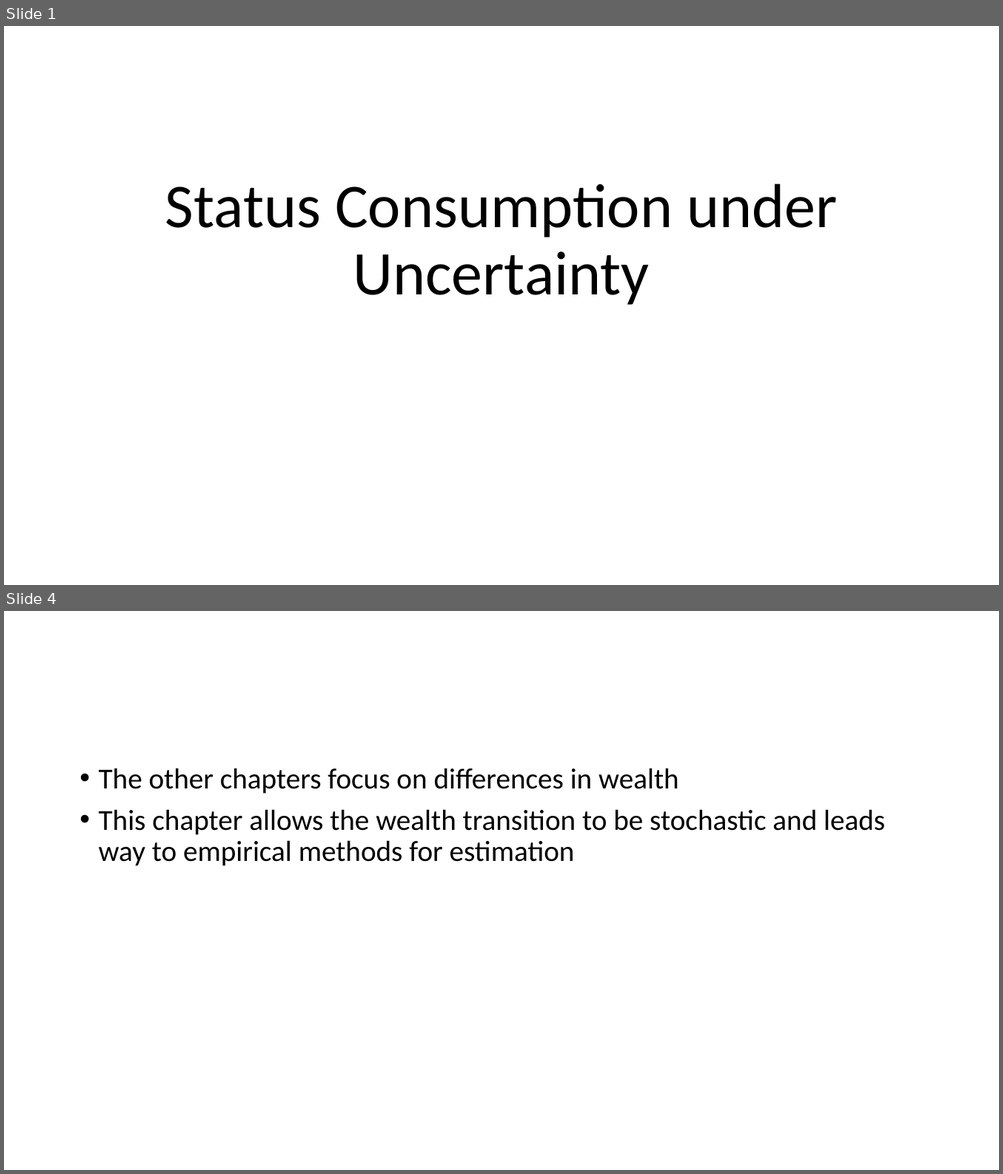
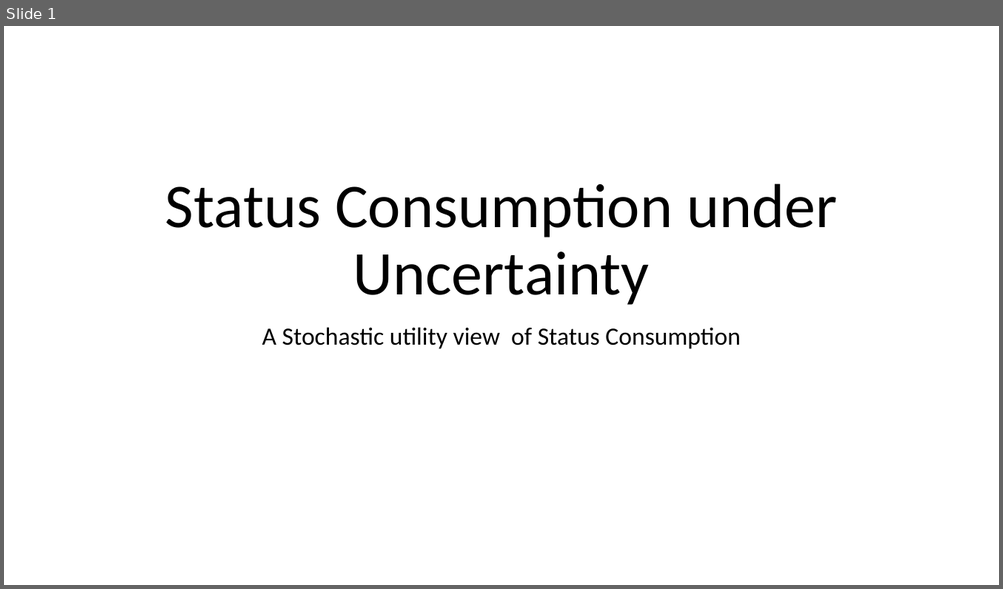
Before and after one commit to anuragr81/research, a slide deck: consumption/presentation_chapter3_1.pptx. Shown one above the other, each under a label of ours: slides 1 and 4 before the commit, slide 1 after it; the slides between them are not shown. The pictures are 1003x1174 and 1003x589 pixels, drawn with LibreOffice and Linux fonts; fonts in the diff are those of the drawing. Boxes give left, top, right and bottom in pixels: in the first picture for what was removed or moved away, otherwise in the second. Text is boxed around its words. In the diff, an @@ line names an element or a change of style, - is before the commit and + after.

```diff
--- a/consumption/presentation_chapter3_1.pptx
+++ b/consumption/presentation_chapter3_1.pptx
@@ slide 4 removed at bbox=[4, 611, 999, 1170], background #FFFFFF @@
@@ text removed at bbox=[99, 768, 885, 866] @@
-• The other chapters focus on differences in wealth
-• This chapter allows the wealth transition to be stochastic and leads way to empirical methods for estimation
@@ slide 1 changed as well @@
@@ subtitle added at bbox=[262, 327, 740, 349], 24 pt, text #000000 @@
+A Stochastic utility view of Status Consumption
```
Also in this commit, not shown: 1 other slide changed, 5 slides added, 1 other slide removed, 2 other files.
